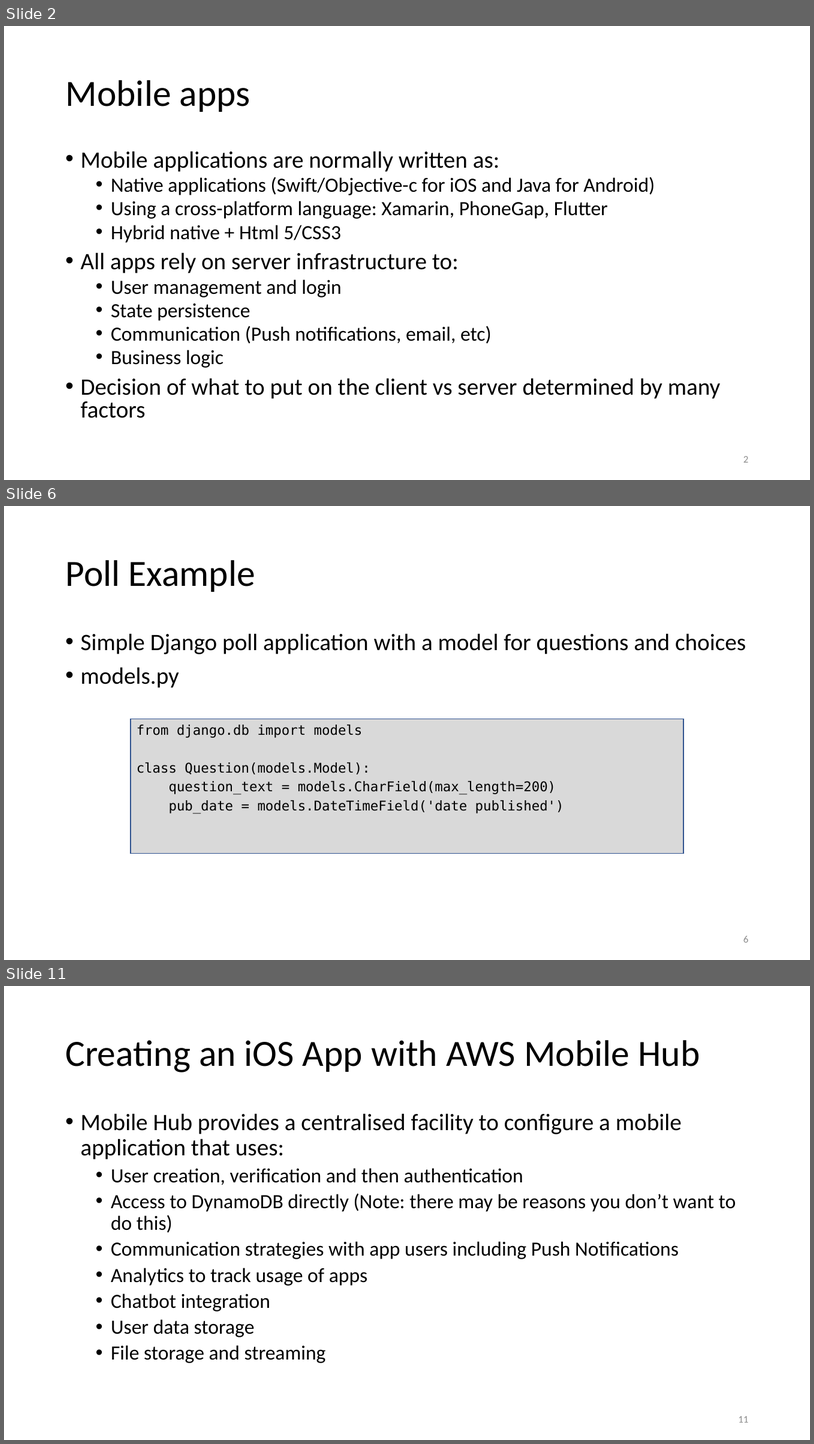
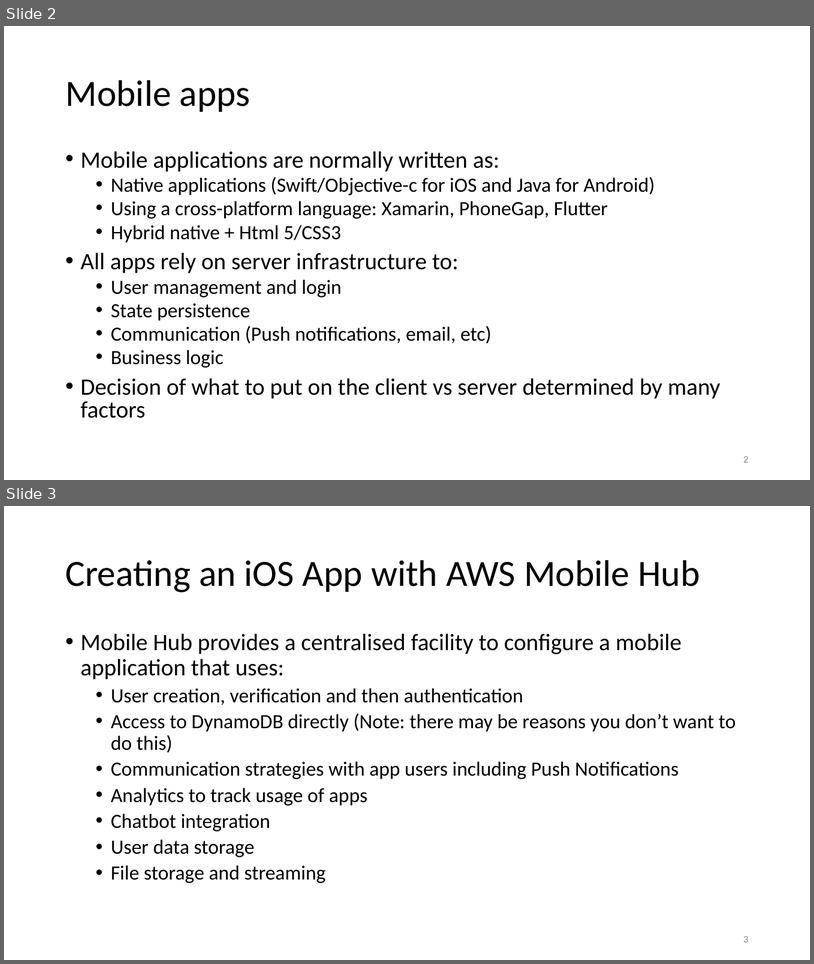
Before and after one commit to uwacsp/cits5503, a slide deck: Lectures/CITS5503EMobile.pptx. Shown one above the other, each under a label of ours: slides 2, 6 and 11 before the commit, slides 2 and 3 after it; the slides between them are not shown. The pictures are 814x1444 and 814x964 pixels, drawn with LibreOffice and Linux fonts; fonts in the diff are those of the drawing. Boxes give left, top, right and bottom in pixels: in the first picture for what was removed or moved away, otherwise in the second. Text is boxed around its words. In the diff, an @@ line names an element or a change of style, - is before the commit and + after.

```diff
--- a/Lectures/CITS5503EMobile.pptx
+++ b/Lectures/CITS5503EMobile.pptx
@@ slide 6 removed at (x1=4, y1=506, x2=810, y2=960), background #FFFFFF @@
@@ title removed at (x1=65, y1=560, x2=255, y2=592) @@
-Poll Example
@@ text removed at (x1=81, y1=633, x2=746, y2=688) @@
-• Simple Django poll application with a model for questions and choices
-• models.py
@@ rectangle removed at (x1=131, y1=719, x2=684, y2=853) @@
-from django.db import models
-class Question(models.Model):
-question_text = models.CharField(max_length=200)
-pub_date = models.DateTimeField('date published')
@@ page number removed at (x1=744, y1=936, x2=749, y2=942) @@
-6
@@ what was slide 11 is now slide 3 @@
@@ page number at (x1=744, y1=936, x2=749, y2=942): text changed @@
-11
+3
```
Also in this commit, not shown: 13 other slides removed.
